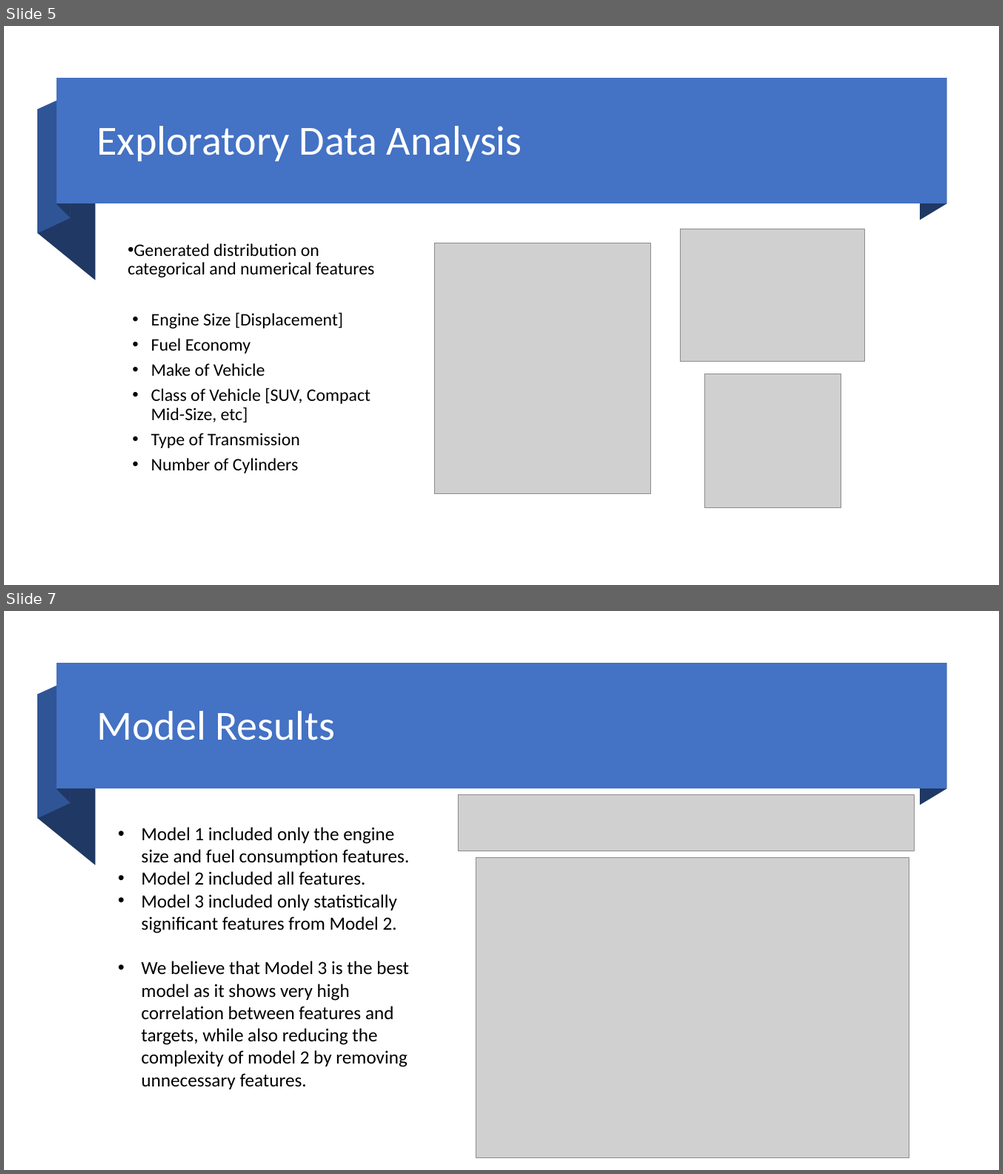
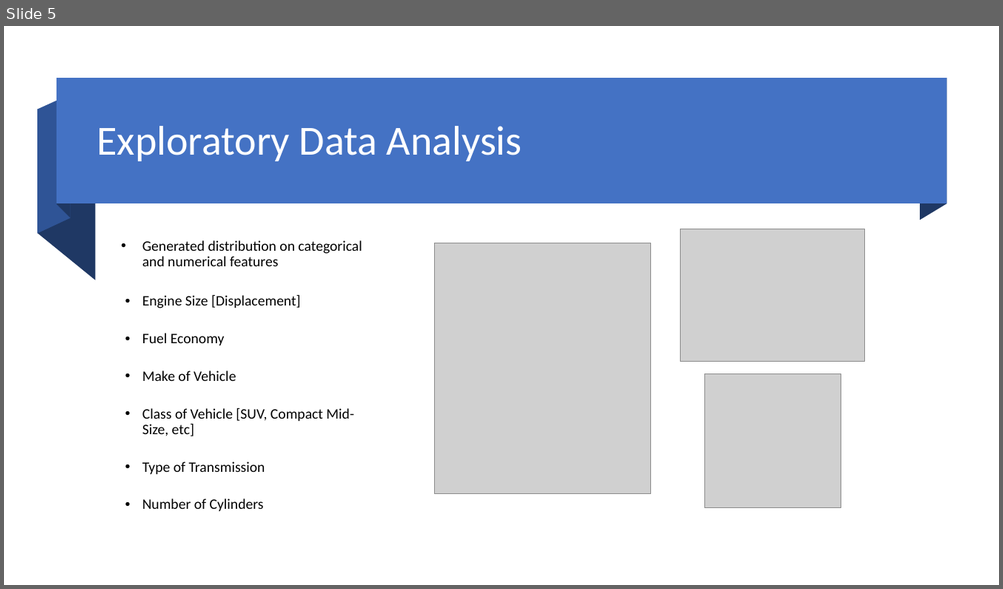
Before and after one commit to djlofland/DS621_F2020_Group3, a slide deck: Final Project/Group_3_FinalProject.pptx. Shown one above the other, each under a label of ours: slides 5 and 7 before the commit, slide 5 after it; the slides between them are not shown. The pictures are 1003x1174 and 1003x589 pixels, drawn with LibreOffice and Linux fonts; fonts in the diff are those of the drawing; grey boxes stand for pictures. Boxes give left, top, right and bottom in pixels: in the first picture for what was removed or moved away, otherwise in the second. Text is boxed around its words. In the diff, an @@ line names an element or a change of style, - is before the commit and + after.

```diff
--- a/Final Project/Group_3_FinalProject.pptx
+++ b/Final Project/Group_3_FinalProject.pptx
@@ slide 7 removed at box(4, 611, 999, 1170), background #FFFFFF @@
@@ group removed at box(37, 664, 946, 866): 4 freeform shapes, 1 rectangle @@
@@ title removed at box(97, 711, 336, 741) @@
-Model Results
@@ picture removed at box(458, 795, 914, 851) @@
@@ text removed at box(141, 827, 409, 1090) @@
-• Model 1 included only the engine size and fuel consumption features.
-• Model 2 included all features.
-• Model 3 included only statistically significant features from Model 2.
-• We believe that Model 3 is the best model as it shows very high correlation between features and targets, while also reducing the complexity of model 2 by removing unnecessary features.
@@ picture removed at box(475, 858, 908, 1159) @@
@@ slide 5 changed as well @@
@@ text "Generated distribution on categorical and ...": place and size @@
-text "Generated distribution on categorical and ..." at box(128, 244, 374, 474)
+text "Generated distribution on categorical and ..." at box(142, 241, 361, 511)
@@ text "Generated distribution on categorical and ..." at box(142, 241, 361, 511): size 17 to 14 pt; indent changed; less space between paragraphs @@
```
Also in this commit, not shown: 5 other slides changed, 1 slide added, 2 other slides removed, 3 other files.
